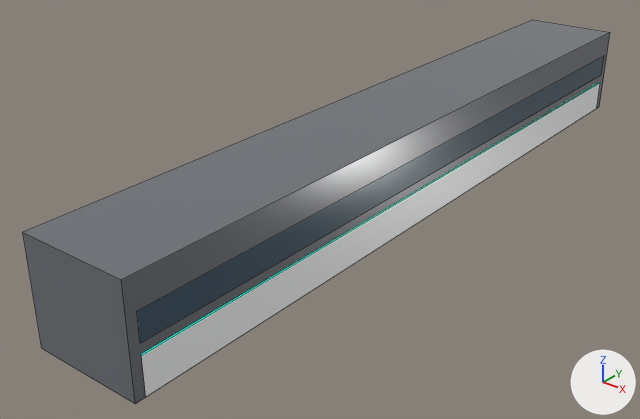
The FBX model unity/Assets/Models/Vehicles/23/middle_1_far.fbx: old version first, new version second.
Rendered twice from a 50 mm camera at (14.5, -22.1, 12.8) aimed at (-1.4, -2.2, 0.4). Every picture has the same lights, and +X, +Y and +Z are marked at lower right. The older version comes first. Mesh edges are drawn as thin lines. Where no turn or scale is listed for an object, it has been applied to the vertices. Vertices at exactly the same position are counted once.

The first picture shows '23_middle_1_far'.
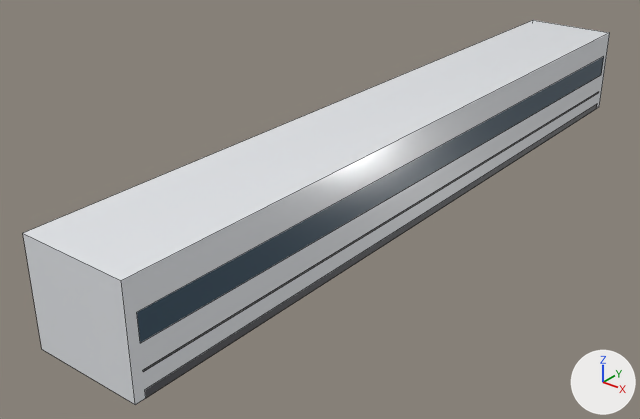
Scene script edits in JSON lines:
```json
{"op": "add", "block": "mat_prop_hspearl", "code": ["mat_prop_hspearl = principled_material('PROP_HsPearl')", "mat_prop_hspearl.base_color = (0.8, 0.82, 0.85)  # white #e7eaed", "mat_prop_hspearl.roughness = 0.16"]}
{"op": "add", "block": "mat_prop_trim", "code": ["mat_prop_trim = principled_material('PROP_Trim')", "mat_prop_trim.base_color = (0.075, 0.075, 0.085)  # dark grey #4d4d52", "mat_prop_trim.roughness = 0.55"]}
{"block": "me_23_middle_1_far", "where": "# used by ob_23_middle_1_far; location = (0.0, 0.0, 0.0)"}
{"block": "me_23_middle_1_far", "where": "# verts and faces of me_23_middle_1_far; kept vertices keep their numbers, new ones are numbered from 28"}
{"block": "me_23_middle_1_far", "where": "# before: 12 (-1.7, -12.2, 0.5), 13 (-1.7, 12.2, 0.5), 14 (-1.7, 12.2, 1.6), 15 (-1.7, -12.2, 1.6), 16 (-1.7, 12.2, 1.7)"}
{"block": "me_23_middle_1_far", "where": "# before: 17 (-1.7, -12.2, 1.7), 22 (1.7, -12.2, 0.5) at pixel (145, 397), 23 (1.7, 12.2, 0.5) at pixel (596, 108), 24 (1.7, 12.2, 1.6) at pixel (600, 82), 25 (1.7, -12.2, 1.6) at pixel (141, 355)"}
{"block": "me_23_middle_1_far", "where": "# before: 26 (1.7, 12.2, 1.7) at pixel (600, 81), 27 (1.7, -12.2, 1.7) at pixel (141, 353)"}
{"op": "remove", "block": "me_23_middle_1_far", "code": "me_23_middle_1_far.from_pydata(...)  # 28 vertices, 11 faces; spans x -1.7..1.7, y -12.5..12.5, z 0.5..3.6"}
{"op": "add", "block": "me_23_middle_1_far", "code": "me_23_middle_1_far.from_pydata(...)  # 32 vertices, 11 faces; spans x -1.7..1.7, y -12.5..12.5, z 0.5..3.6"}
{"block": "me_23_middle_1_far", "change": "me_23_middle_1_far part 1"}
{"op": "add", "block": "me_23_middle_1_far", "code": "delete_vertices([*range(14, 18), *range(24, 28)])  # with the faces that use them"}
{"op": "add", "block": "me_23_middle_1_far", "code": "for new, old in zip([*range(28, 32)], [12, 13, 22, 23]): verts[new] = verts[old] + (0.0, 0.0, 0.2)"}
{"op": "add", "block": "me_23_middle_1_far", "code": "verts[32] = (-1.7, -12.2, 1.2)"}
{"op": "add", "block": "me_23_middle_1_far", "code": "verts[33] = (-1.7, 12.2, 1.2)"}
{"op": "add", "block": "me_23_middle_1_far", "code": "verts[34] = (-1.7, 12.2, 1.2)"}
{"op": "add", "block": "me_23_middle_1_far", "code": "verts[35] = (-1.7, -12.2, 1.3)"}
{"op": "add", "block": "me_23_middle_1_far", "code": "verts[36] = (1.7, -12.2, 1.2)  # pixel (143, 371)"}
{"op": "add", "block": "me_23_middle_1_far", "code": "verts[37] = (1.7, 12.2, 1.2)  # pixel (598, 92)"}
{"op": "add", "block": "me_23_middle_1_far", "code": "verts[38] = (1.7, 12.2, 1.2)  # pixel (598, 91)"}
{"op": "add", "block": "me_23_middle_1_far", "code": "verts[39] = (1.7, -12.2, 1.3)  # pixel (142, 370)"}
{"op": "add", "block": "me_23_middle_1_far", "code": "faces += [(12, 28, 29, 13), (32, 35, 34, 33), (22, 23, 31, 30), (36, 37, 38, 39)]  # mat_prop_trim (dark grey #4d4d52)"}
{"block": "me_23_middle_1_far", "change": "me_23_middle_1_far part 2: 5 faces spanning x -1.7..1.7, y -12.5..12.5, z 0.5..3.6 switch from mat_prop_hsgraphite (grey #6c6f76) to mat_prop_hspearl (white #e7eaed)"}
{"op": "remove", "block": "me_23_middle_1_far", "code": "me_23_middle_1_far.materials.append(mat_prop_shinkwhite)  # white #f3f5f6"}
{"op": "remove", "block": "me_23_middle_1_far", "code": "me_23_middle_1_far.materials.append(mat_prop_hsemerald)  # cyan #00c4aa, glowing cyan #00edc4"}
{"op": "add", "block": "me_23_middle_1_far", "code": "me_23_middle_1_far.materials.append(mat_prop_trim)  # dark grey #4d4d52"}
```

Pixel boxes [x1, y1, x2, y2] of what changed, in the pictures (640 x 419 px; the box of a moved part takes in the faces that stretch with it):
```json
{"object": "23_middle_1_far", "change": "reshaped", "before": [23, 20, 610, 404], "after": [23, 20, 610, 405]}
{"part": 1, "of": "me_23_middle_1_far", "change": "moved or reshaped", "before": [141, 82, 600, 397], "after": [143, 92, 599, 398]}
{"part": 2, "of": "me_23_middle_1_far", "change": "recoloured", "before": [23, 20, 610, 404], "after": [23, 20, 610, 404]}
```
